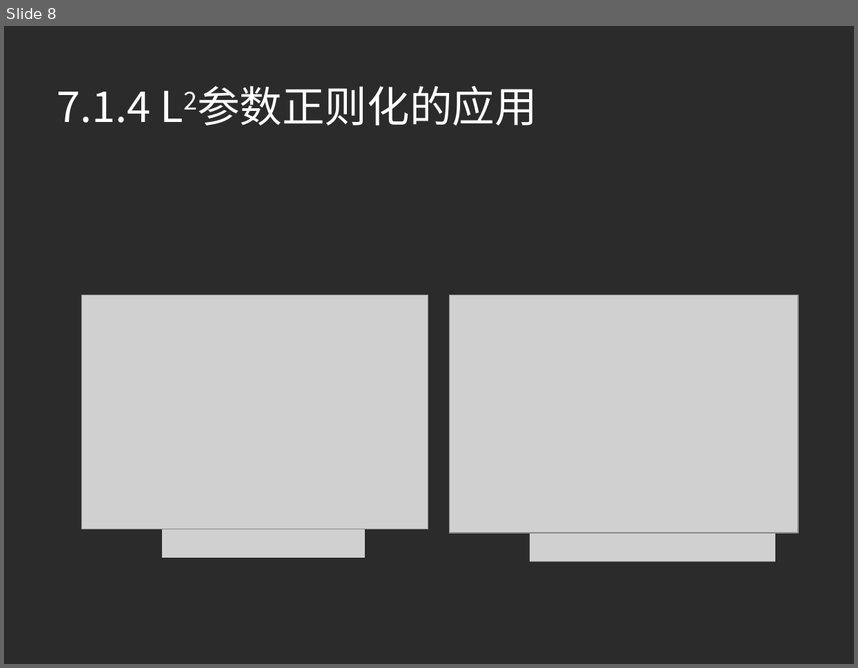
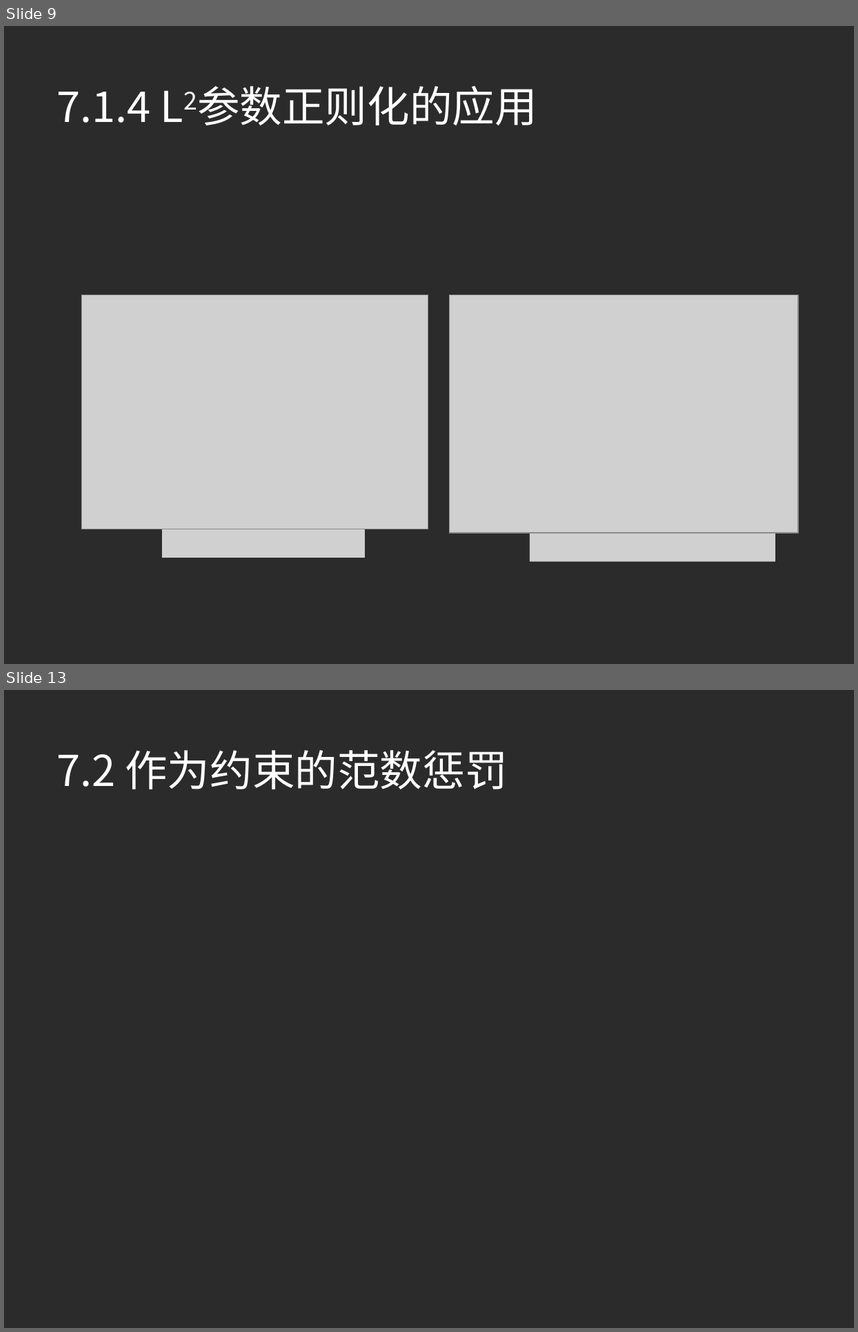
Before and after one commit to xuqinkun/Report, a slide deck: Deep Learning-7.1-7.5.pptx. Shown one above the other, each under a label of ours: slide 8 before the commit, slides 9 and 13 after it; the slides between them are not shown. The pictures are 858x668 and 858x1332 pixels, drawn with LibreOffice and Linux fonts; fonts in the diff are those of the drawing; grey boxes stand for pictures; background and template pictures are left out; a plain dark background stands for a picture behind light text. Boxes give left, top, right and bottom in pixels: in the first picture for what was removed or moved away, otherwise in the second. Text is boxed around its words. In the diff, an @@ line names an element or a change of style, - is before the commit and + after.

```diff
--- a/Deep Learning-7.1-7.5.pptx
+++ b/Deep Learning-7.1-7.5.pptx
@@ slide 13 added at (x1=4, y1=690, x2=854, y2=1328), background picture (left out) @@
@@ title added at (x1=56, y1=750, x2=507, y2=789), 36 pt, text #FFFFFF @@
+7.2 作为约束的范数惩罚
@@ what was slide 8 is now slide 9 @@
```
Also in this commit, not shown: 2 slides changed, 9 other slides added.
